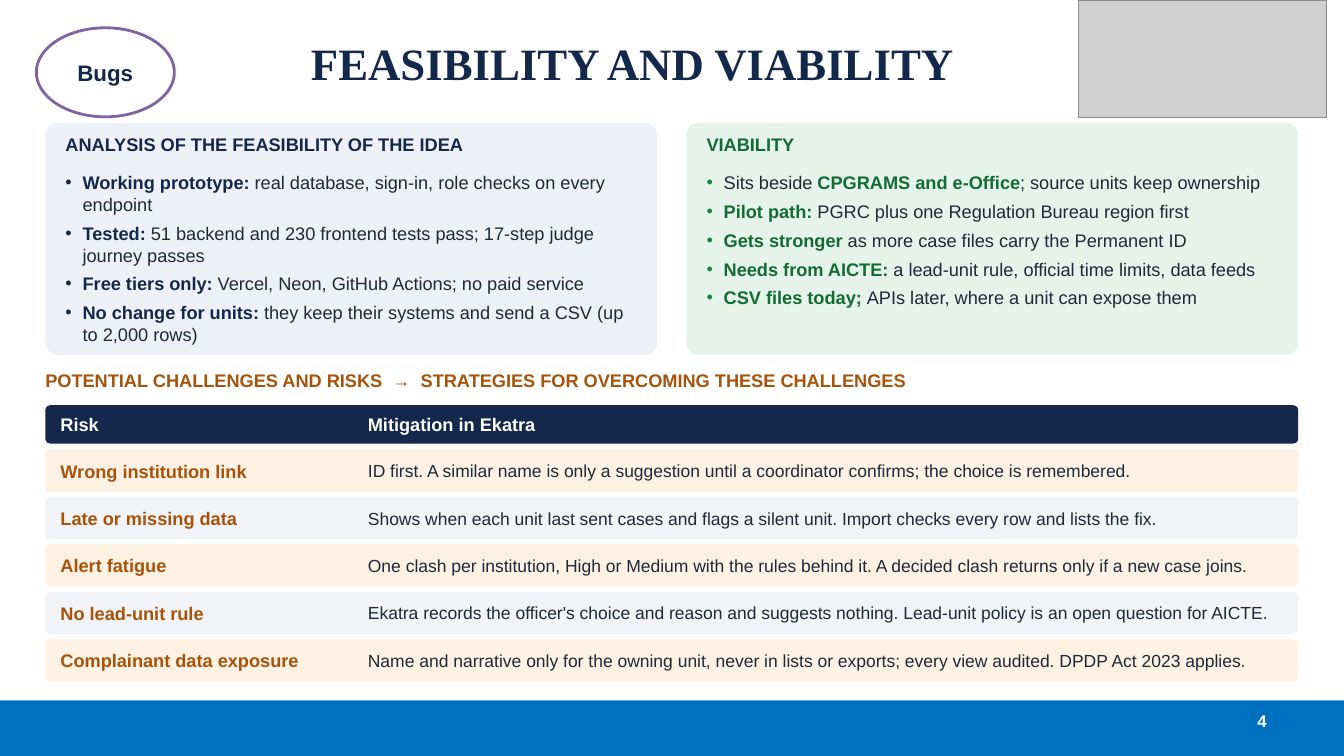
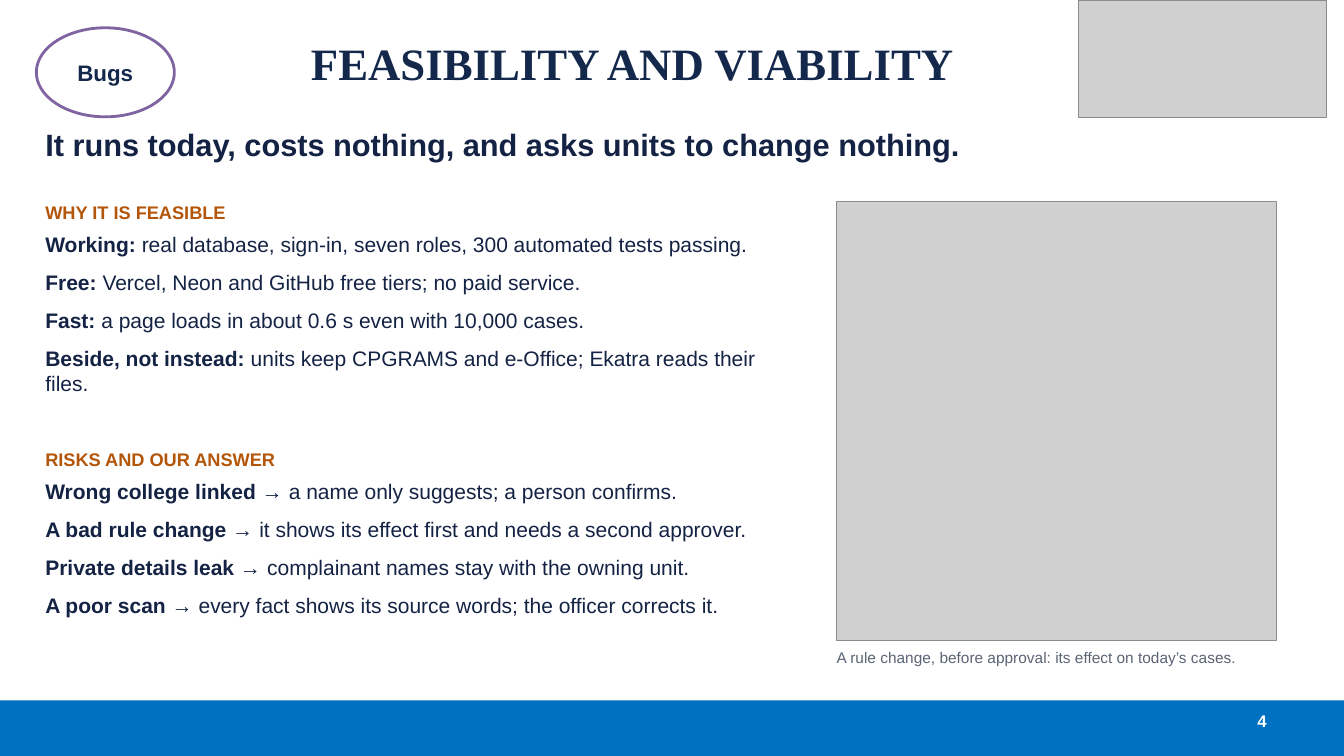
Before and after one commit to HakimK438/Ekatra, a slide deck: slide 4 of Ekatra_SIH26264_Team_Bugs.pptx. Drawn at 1344x756 pixels with LibreOffice and Linux fonts; fonts in the diff are those of the drawing; grey boxes stand for pictures. Boxes give left, top, right and bottom in pixels: in the first picture for what was removed or moved away, otherwise in the second. Text is boxed around its words. In the diff, an @@ line names an element or a change of style, - is before the commit and + after.

Commit message:
Update SIH deck to the current Ekatra: short lines, live screenshots

```diff
--- a/Ekatra_SIH26264_Team_Bugs.pptx
+++ b/Ekatra_SIH26264_Team_Bugs.pptx
@@ rounded rectangle removed at box(45, 123, 657, 355) @@
@@ text added at box(45, 133, 959, 162), 22 pt, text #142244, bold @@
+It runs today, costs nothing, and asks units to change nothing.
@@ text removed at box(65, 138, 463, 151) @@
-ANALYSIS OF THE FEASIBILITY OF THE IDEA
@@ rounded rectangle removed at box(687, 123, 1299, 355) @@
@@ text removed at box(707, 138, 795, 151) @@
-VIABILITY
@@ text removed at box(83, 175, 623, 345) @@
-• Working prototype: real database, sign-in, role checks on every endpoint
-• Tested: 51 backend and 230 frontend tests pass; 17-step judge journey passes
-• Free tiers only: Vercel, Neon, GitHub Actions; no paid service
-• No change for units: they keep their systems and send a CSV (up to 2,000 rows)
@@ text removed at box(724, 175, 1261, 308) @@
-• Sits beside CPGRAMS and e-Office; source units keep ownership
-• Pilot path: PGRC plus one Regulation Bureau region first
-• Gets stronger as more case files carry the Permanent ID
-• Needs from AICTE: a lead-unit rule, official time limits, data feeds
-• CSV files today; APIs later, where a unit can expose them
@@ text added at box(45, 206, 755, 391), 15 pt, text #142244 @@
+WHY IT IS FEASIBLE
+Working: real database, sign-in, seven roles, 300 automated tests passing.
+Free: Vercel, Neon and GitHub free tiers; no paid service.
+Fast: a page loads in about 0.6 s even with 10,000 cases.
+Beside, not instead: units keep CPGRAMS and e-Office; Ekatra reads their files.
@@ picture added at box(837, 202, 1276, 640) @@
@@ text removed at box(45, 374, 906, 387) @@
-POTENTIAL CHALLENGES AND RISKS → STRATEGIES FOR OVERCOMING THESE CHALLENGES
@@ rounded rectangle removed at box(45, 405, 1299, 444) @@
@@ text removed at box(60, 417, 98, 431) @@
-Risk
@@ text removed at box(368, 417, 536, 435) @@
-Mitigation in Ekatra
@@ rounded rectangle removed at box(45, 450, 1299, 492) @@
@@ text added at box(45, 453, 746, 617), 15 pt, text #142244 @@
+RISKS AND OUR ANSWER
+Wrong college linked → a name only suggests; a person confirms.
+A bad rule change → it shows its effect first and needs a second approver.
+Private details leak → complainant names stay with the owning unit.
+A poor scan → every fact shows its source words; the officer corrects it.
@@ text removed at box(60, 464, 246, 482) @@
-Wrong institution link
@@ text removed at box(368, 464, 1130, 481) @@
-ID first. A similar name is only a suggestion until a coordinator confirms; the choice is remembered.
@@ rounded rectangle removed at box(45, 497, 1299, 539) @@
@@ text removed at box(60, 511, 237, 529) @@
-Late or missing data
@@ text removed at box(368, 512, 1156, 529) @@
-Shows when each unit last sent cases and flags a silent unit. Import checks every row and lists the fix.
@@ rounded rectangle removed at box(45, 544, 1299, 587) @@
@@ text removed at box(60, 558, 167, 576) @@
-Alert fatigue
@@ text removed at box(368, 559, 1247, 576) @@
-One clash per institution, High or Medium with the rules behind it. A decided clash returns only if a new case joins.
@@ rounded rectangle removed at box(45, 592, 1299, 634) @@
@@ text removed at box(60, 606, 203, 620) @@
-No lead-unit rule
@@ text removed at box(368, 606, 1267, 623) @@
-Ekatra records the officer's choice and reason and suggests nothing. Lead-unit policy is an open question for AICTE.
@@ rounded rectangle removed at box(45, 639, 1299, 682) @@
@@ text removed at box(60, 653, 299, 671) @@
-Complainant data exposure
@@ text removed at box(368, 654, 1245, 671) @@
-Name and narrative only for the owning unit, never in lists or exports; every view audited. DPDP Act 2023 applies.
@@ text added at box(837, 652, 1236, 666), 11 pt, text #5A6475 @@
+A rule change, before approval: its effect on today’s cases.
```
Also in this commit, not shown: 5 other slides changed, 1 other file.
